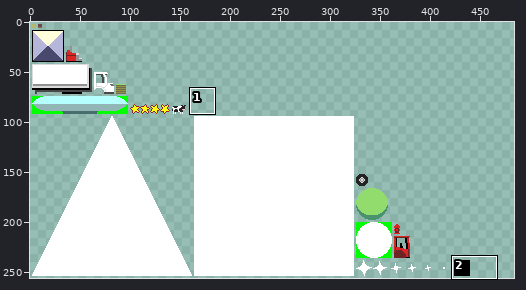
File history of a sprite sheet, ufo/android/assets/img/images.png. Above, an overview of the earlier version with the close-up marked.
Close-up. Before the commit:
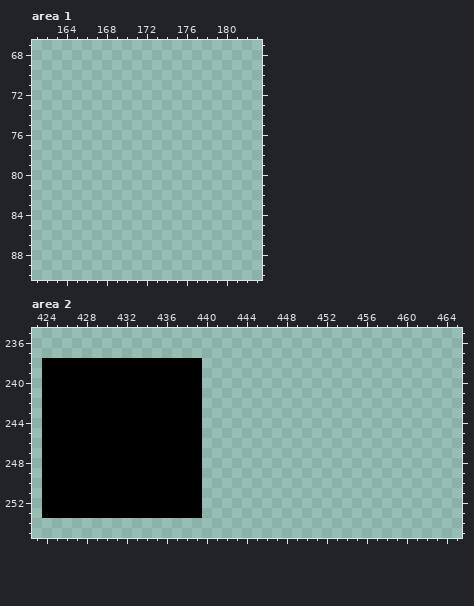
The file is 512x256 pixels. Shown: area 1: x 161..183, y 67..90; area 2: x 423..465, y 235..255. The wide view leaves out empty margins. The commit also changed other parts of the picture, which this record leaves out.
After the commit:
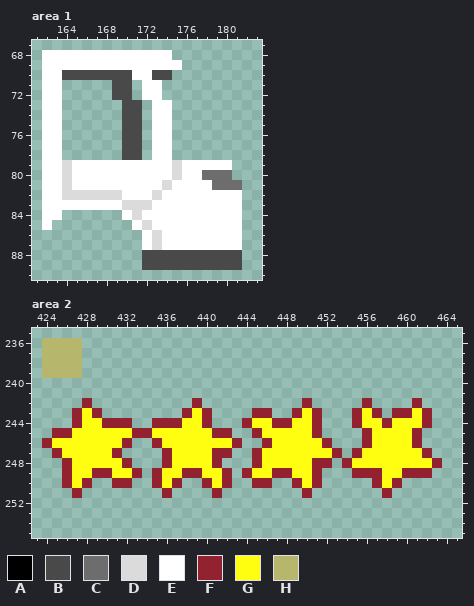
Palette (. is transparent): A #000000  B #494949  C #6d6d6d  D #dbdbdb  E #ffffff  F #92222f  G #fffd10  H #b6b66d
Changes in this commit:
Changed rows in their new state; - is an unchanged pixel.
Area 1:
first column x 162:
68 EEEEEEEEEEEEE-------
69 EEEEEEEEEEEEEE------
70 EEBBBBBBBEEBB-------
71 EE-----BB-EE--------
72 EE-----BB-EE--------
73 EE------BB-EE-------
74 EE------BB-EE-------
75 EE------BB-EE-------
76 EE------BB-EE-------
77 EE------BB-EE-------
78 EE------BB-EE-------
79 EEDEEEEEEEEEEDEEEEE-
80 EEDEEEEEEEEEEDEECCC-
81 EEDEEEEEEEEEDEEEECCC
82 EEDDDDDDEEEDEEEEEEEE
83 EEEEEEEEDDDEEEEEEEEE
84 EE------EDEEEEEEEEEE
85 E--------EDEEEEEEEEE
86 ----------EDEEEEEEEE
87 ----------EDEEEEEEEE
88 ----------BBBBBBBBBB
89 ----------BBBBBBBBBB
Area 2:
first column x 424:
236 HHHH------------------------------------
237 HHHH------------------------------------
238 HHHH............------------------------
239 HHHH............------------------------
240 ................------------------------
241 ................------------------------
242 ....F..........F----------F-----F----F--
243 ...FGF........FGF----FF--FGF---FGF-FFGF-
244 ...FGGFFF..FFFGGF---FGGFFGGF---FGGFGGGF-
245 .FFGGGGGGFFGGGGGGFF--FGGGGGF----FGGGGF--
246 FGGGGGGGF..FGGGGGGGF--FGGGGGF---FGGGGF--
247 .FGGGGGF....FGGGGFF--FGGGGGGGF-FGGGGGGF-
248 ..FGGGGGF...FGGGGF---FGGGGGFF-FGGGGGGGGF
249 ..FGGFFGGF.FGGFFGGF-FGGFFGGF---FFFGGFFF-
250 ..FGF..FF..FGF..FGF--FF--FGF-----FGF----
251 ...F........F...-F--------F-------F-----
252 ................------------------------
253 ................------------------------
Boxes around the changes in both close-ups, in picture pixels (x1, y1, x2, y2):
added: (42, 50, 242, 270)
changed: (42, 338, 442, 518)
